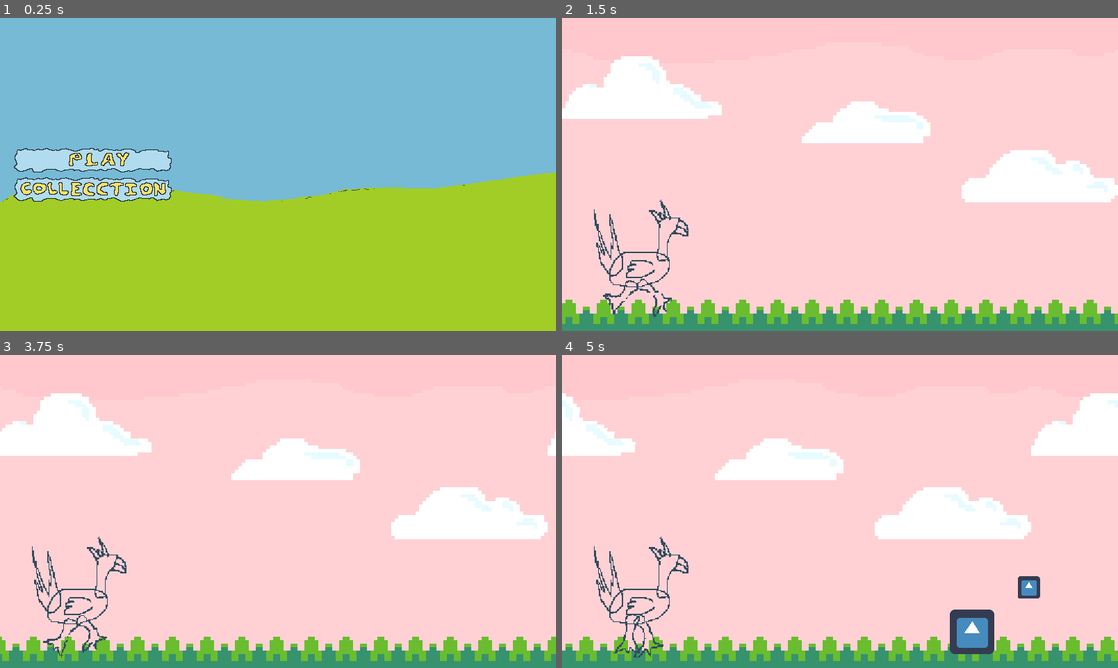
Above: before the commit, frames 1-4 (two rows, left to right).
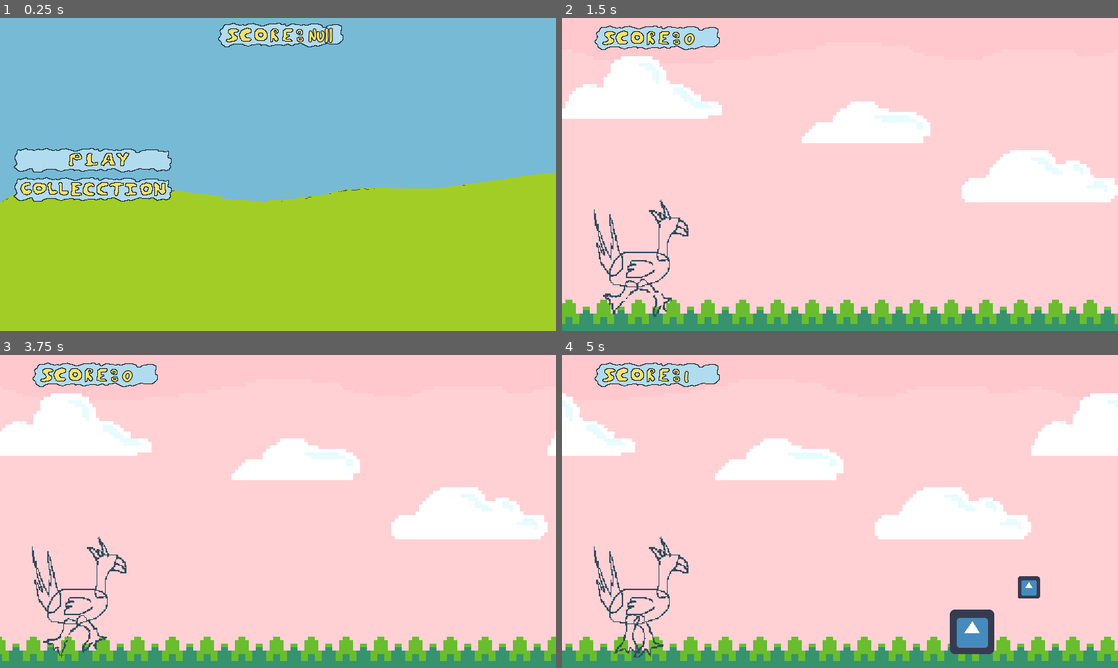
Above: after the commit, the same moments.

Repository: EastolfiGameDev/chic-n-run
Game: Godot game, scene res://scenes/ui/menu/TitleScreen.tscn
Same seed, same stepped clock (60 frames per second), same inputs: the game is played once before the commit and once after it. The engine's default icon, where the game draws it, is replaced by a stand-in: a white triangle on a blue panel in a dark square.
Inputs (mouse positions are in pixels of both pictures, inside the frame that each line leads up to):
- Up to frame 1 (0.25 s): no input
- Up to frame 2 (1.5 s): click (656, 158) at 0.5 s; tap Enter at 1.25 s; hold Ctrl (crouch) from 1.28 s (still down)
- Up to frame 3 (3.75 s): tap Space (jump) at 1.52, 2, 2.27, 3.5 s; release Ctrl (crouch) at 2.03 s; tap Ctrl (crouch) at 2.1, 3.6 s; tap Enter at 2.75 s; hold Ctrl (crouch) 2.78-3.53 s
- Up to frame 4 (5 s): tap Space (jump) at 3.77, 4.52 s; hold Ctrl (crouch) from 4.28 s (still down)

The runs differ from the first frame. In frame 1, 1.5% of the frame differs, in the area x 39-62%, y 1-10%; in frame 2, 1.5%, in the area x 5-29%, y 2-11%; in frame 3, 1.5%; in frame 4, 1.5%.
Error after the commit: Invalid get index 'max_score' (on base: 'Nil'). (res://scripts/autoload/Game.gd:34)

Commit message:
feat(game): end the game when the player falls off Fixes #7

Diff:
--- /dev/null
+++ b/assets/fonts/FH-GoodDogPlain WTT/font.tres
@@ -0,0 +1,9 @@
+[gd_resource type="DynamicFont" load_steps=2 format=2]
+
+[ext_resource path="res://assets/fonts/FH-GoodDogPlain WTT/GOODDP__.TTF" type="DynamicFontData" id=1]
+
+[resource]
+size = 32
+outline_size = 1
+outline_color = Color( 0.105882, 0.14902, 0.196078, 1 )
+font_data = ExtResource( 1 )
--- a/scenes/characters/player/Player.gd
+++ b/scenes/characters/player/Player.gd
@@ -7,6 +7,7 @@
 const UP: Vector2 = Vector2(0, -1)
 const JUMP_SPEED: float = 1200.0
 const GRAVITY: float = 80.0
+const LEFT_BOUND: int = -55
 
 var state: int = STATES.IDLE
 var motion := Vector2.ZERO
@@ -92,6 +93,9 @@
     if position.x < initial_position.x:
         position.x += 5
 
+    if global_position.x < LEFT_BOUND:
+        Game.end_run()
+
 func _state_idle() -> void:
     pass
 
--- a/scenes/levels/RunLevel.gd
+++ b/scenes/levels/RunLevel.gd
@@ -1,8 +1,27 @@
 extends Node2D
 
+var score: int = 0
+var score_timer: Timer
+
 func _ready() -> void:
+    add_to_group("Level")
+
+    score_timer = Timer.new()
+    score_timer.one_shot = false
+    score_timer.wait_time = 1.0
+    score_timer.connect("timeout", self, "_update_score")
+    add_child(score_timer)
+
+    Game.connect("scroll_started", self, "on_Game_scroll_started")
     Game.start_countdown()
 
 func _input(event: InputEvent) -> void:
     if event.is_action_pressed("ui_cancel"):
         get_tree().call_group("HUD", "pause")
+
+func _update_score():
+    score += 1
+    get_tree().call_group("HUD", "update_score", score)
+
+func on_Game_scroll_started():
+    score_timer.start()
--- /dev/null
+++ b/scenes/ui/components/ScoreLabel.tscn
@@ -0,0 +1,16 @@
+[gd_scene load_steps=2 format=2]
+
+[ext_resource path="res://assets/fonts/FH-GoodDogPlain WTT/font.tres" type="DynamicFont" id=1]
+
+[node name="Score" type="Label"]
+margin_left = 168.679
+margin_top = 7.19499
+margin_right = 208.679
+margin_bottom = 32.195
+custom_fonts/font = ExtResource( 1 )
+custom_colors/font_color = Color( 0.968627, 0.886275, 0.419608, 1 )
+custom_colors/font_outline_modulate = Color( 0.105882, 0.14902, 0.196078, 1 )
+text = "0"
+__meta__ = {
+"_edit_use_anchors_": false
+}
--- a/scenes/ui/hud/HUD.gd
+++ b/scenes/ui/hud/HUD.gd
@@ -2,6 +2,11 @@
 
 onready var pause_dialog: Popup = $PausePopup
 onready var gameover_dialog: Popup = $GameoverPopup
+onready var score_label: Label = $TextureRect/Score
+onready var final_score: Label = $GameoverPopup/MarginContainer/Content/TextureRect/Score
+
+func _ready() -> void:
+    Game.connect("game_ended", self, "_on_Game_ended")
 
 func open_dialog(dialog: Popup) -> void:
     dialog.popup_centered()
@@ -19,10 +24,14 @@
 func game_over() -> void:
     open_dialog(gameover_dialog)
 
+func update_score(score: int) -> void:
+    score_label.text = str(score)
+
 # SIGNALS #
 
 func _on_Game_ended(score: int) -> void:
-    pass
+    final_score.text = str(score)
+    game_over()
 
 func _on_CloseButton_pressed() -> void:
     close_dialog(pause_dialog)
--- a/scenes/ui/hud/HUD.tscn
+++ b/scenes/ui/hud/HUD.tscn
@@ -6,11 +6,28 @@
 [ext_resource path="res://assets/sprites/ui/menu/buttons/button_quit.png" type="Texture" id=4]
 [ext_resource path="res://assets/sprites/ui/menu/buttons/button_retry.png" type="Texture" id=5]
 [ext_resource path="res://assets/sprites/ui/menu/buttons/button_game_over.png" type="Texture" id=6]
+[ext_resource path="res://assets/sprites/ui/menu/buttons/button_score.png" type="Texture" id=7]
+[ext_resource path="res://scenes/ui/components/ScoreLabel.tscn" type="PackedScene" id=8]
 
 [node name="HUD" type="CanvasLayer" groups=[
 "HUD",
 ]]
 script = ExtResource( 3 )
+
+[node name="TextureRect" type="TextureRect" parent="."]
+margin_left = 7.0
+margin_top = 9.0
+margin_right = 272.0
+margin_bottom = 47.0
+texture = ExtResource( 7 )
+stretch_mode = 4
+__meta__ = {
+"_edit_use_anchors_": false
+}
+
+[node name="Score" parent="TextureRect" instance=ExtResource( 8 )]
+margin_top = 4.19499
+margin_bottom = 37.195
 
 [node name="PausePopup" type="Popup" parent="."]
 pause_mode = 2
@@ -95,16 +112,29 @@
 alignment = 1
 
 [node name="Title" type="TextureRect" parent="GameoverPopup/MarginContainer/Content"]
-margin_top = 152.0
+margin_top = 108.0
 margin_right = 780.0
-margin_bottom = 190.0
+margin_bottom = 146.0
 texture = ExtResource( 6 )
 stretch_mode = 4
 
+[node name="TextureRect" type="TextureRect" parent="GameoverPopup/MarginContainer/Content"]
+margin_top = 196.0
+margin_right = 780.0
+margin_bottom = 234.0
+texture = ExtResource( 7 )
+stretch_mode = 4
+
+[node name="Score" parent="GameoverPopup/MarginContainer/Content/TextureRect" instance=ExtResource( 8 )]
+margin_left = 427.431
+margin_top = 2.31425
+margin_right = 467.431
+margin_bottom = 35.3143
+
 [node name="Buttons" type="HBoxContainer" parent="GameoverPopup/MarginContainer/Content"]
-margin_top = 240.0
+margin_top = 284.0
 margin_right = 780.0
-margin_bottom = 278.0
+margin_bottom = 322.0
 alignment = 1
 
 [node name="RetryButton" type="TextureButton" parent="GameoverPopup/MarginContainer/Content/Buttons"]
--- a/scenes/ui/menu/TitleScreen.gd
+++ b/scenes/ui/menu/TitleScreen.gd
@@ -1,4 +1,10 @@
 extends Control
+
+onready var max_score: Label = $MarginContainer/HBoxContainer/TitleImageContainer/TextureRect/MaxScore
+
+func _ready() -> void:
+    var score = Game.get_max_score()
+    max_score.text = str(score)
 
 func _on_PlayButton_pressed() -> void:
     get_tree().change_scene("res://scenes/levels/grass/GrassLevel.tscn")
--- a/scenes/ui/menu/TitleScreen.tscn
+++ b/scenes/ui/menu/TitleScreen.tscn
@@ -6,6 +6,8 @@
 [ext_resource path="res://assets/sprites/ui/menu/backgrounds/main_background.png" type="Texture" id=4]
 [ext_resource path="res://assets/sprites/ui/menu/buttons/button_play.png" type="Texture" id=5]
 [ext_resource path="res://assets/sprites/ui/menu/buttons/button_settings.png" type="Texture" id=6]
+[ext_resource path="res://scenes/ui/components/ScoreLabel.tscn" type="PackedScene" id=7]
+[ext_resource path="res://assets/sprites/ui/menu/buttons/button_score.png" type="Texture" id=8]
 
 [node name="TitleScreen" type="Control"]
 anchor_right = 1.0
@@ -81,5 +83,16 @@
 margin_bottom = 440.0
 size_flags_horizontal = 3
 size_flags_stretch_ratio = 2.0
+
+[node name="TextureRect" type="TextureRect" parent="MarginContainer/HBoxContainer/TitleImageContainer"]
+margin_right = 521.0
+margin_bottom = 38.0
+texture = ExtResource( 8 )
+
+[node name="MaxScore" parent="MarginContainer/HBoxContainer/TitleImageContainer/TextureRect" instance=ExtResource( 7 )]
+margin_left = 169.679
+margin_top = 4.19499
+margin_right = 209.679
+margin_bottom = 37.195
 [connection signal="pressed" from="MarginContainer/HBoxContainer/ButtonsContainer/PlayButton" to="." method="_on_PlayButton_pressed"]
 [connection signal="pressed" from="MarginContainer/HBoxContainer/ButtonsContainer/CollectionButton" to="." method="_on_CollectionButton_pressed"]
--- a/scripts/autoload/Game.gd
+++ b/scripts/autoload/Game.gd
@@ -2,6 +2,8 @@
 
 signal scroll_started
 signal game_ended(score)
+
+const SAVE_FILE = "user://game.save"
 
 func start_countdown() -> void:
     print("3")
@@ -15,5 +17,29 @@
     emit_signal("scroll_started")
 
 func end_run() -> void:
-    # save score
-    emit_signal("game_ended", 0)
+    var levels = get_tree().get_nodes_in_group("Level")
+    var score: int = levels[0].score
+
+    _save_max_score(score)
+
+    emit_signal("game_ended", score)
+
+
+func get_max_score() -> int:
+    var file = File.new()
+    file.open(SAVE_FILE, File.READ)
+    var save_info = parse_json(file.get_as_text())
+    file.close()
+
+    return save_info.max_score as int
+
+func _save_max_score(score: int) -> void:
+    var file = File.new()
+    file.open(SAVE_FILE, File.READ_WRITE)
+    var save_info = parse_json(file.get_as_text())
+
+    if score > save_info.max_score:
+        save_info.max_score = score
+        file.store_string(to_json(save_info))
+
+    file.close()
Not shown, added: assets/fonts/FH-GoodDogPlain WTT/GOODDOGP.TXT
Binary file added: assets/fonts/FH-GoodDogPlain WTT/GOODDP__.TTF
Binary file added: assets/sprites/ui/menu/buttons/button_score.png
Not shown, added: assets/sprites/ui/menu/buttons/button_score.png.import
Not shown: 1 places in scenes/ui/hud/HUD.tscn that only renumber resources
Not shown: 1 places in scenes/ui/menu/TitleScreen.tscn that only renumber resources
